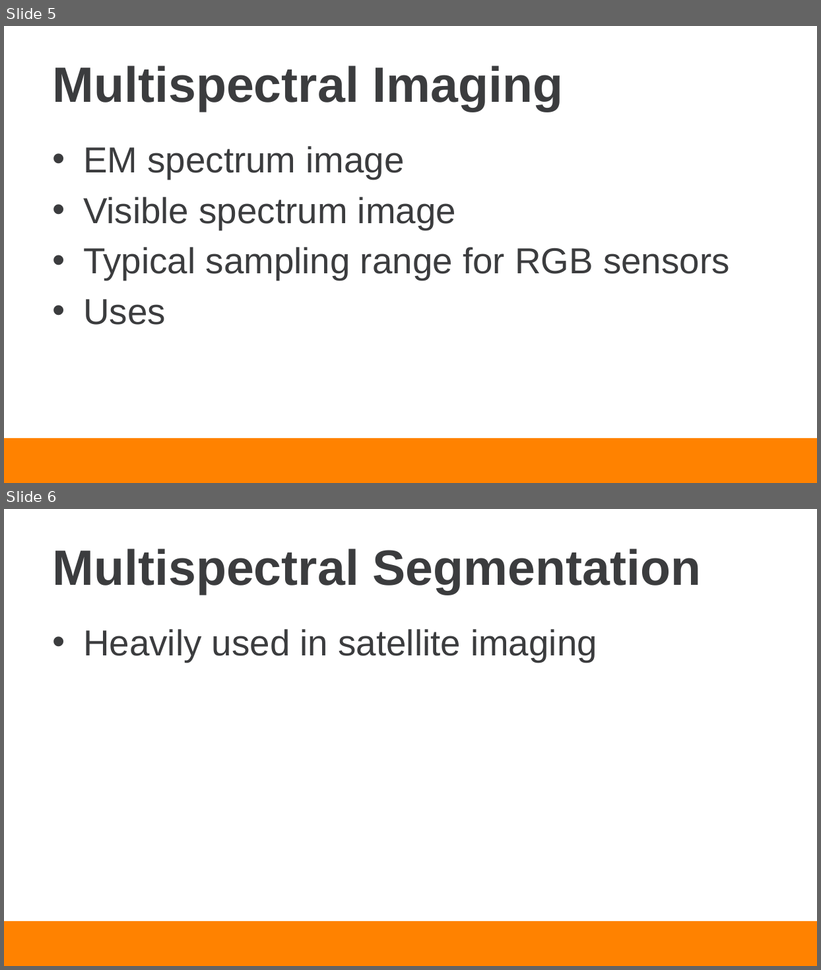
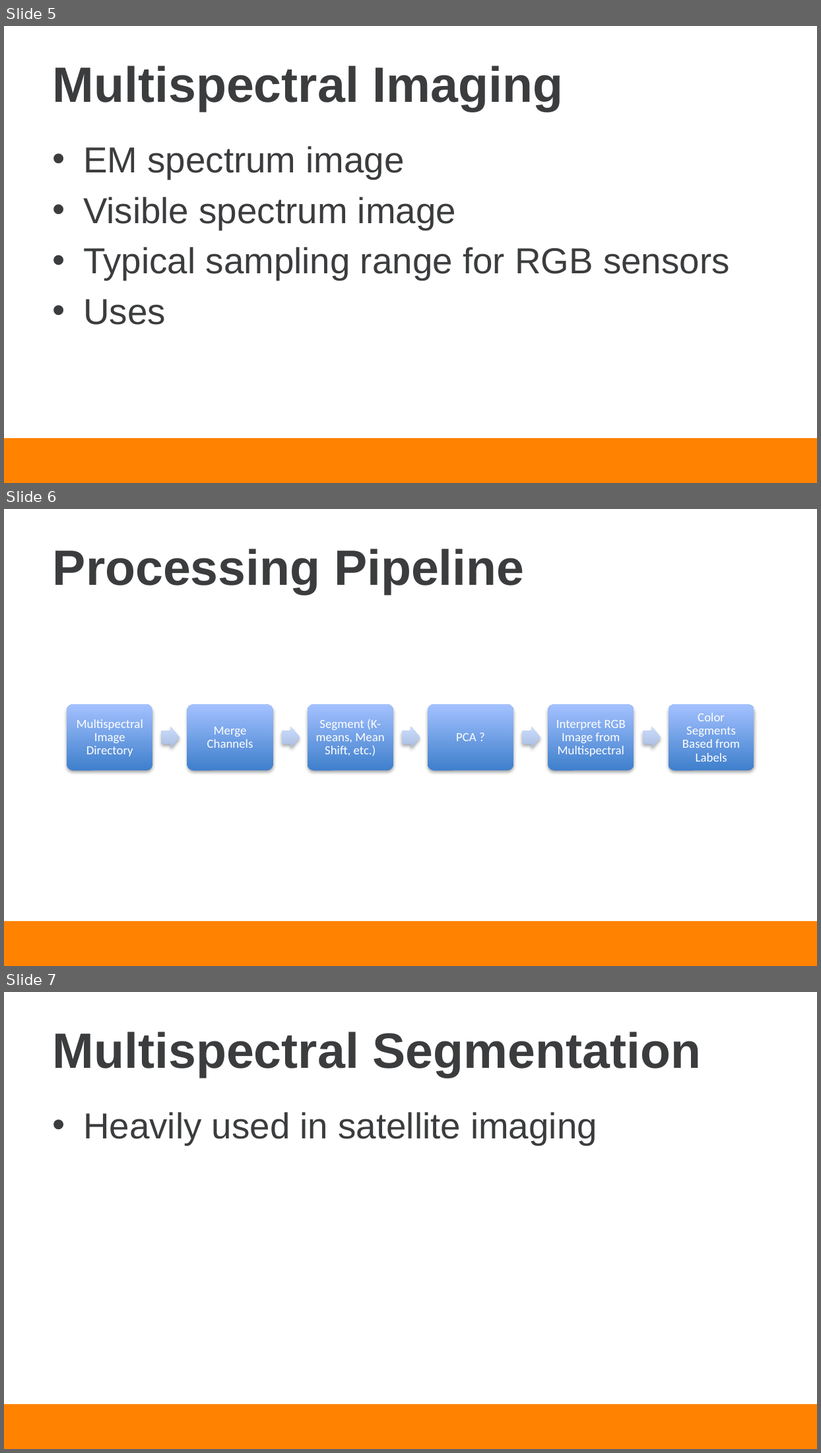
Before and after one commit to dcc3/ECE491_Final_Project, a slide deck: Documentation/Cornett_Leach_Presentation.pptx. Shown one above the other, each under a label of ours: slides 5 and 6 before the commit, slides 5, 6 and 7 after it. The pictures are 821x970 and 821x1453 pixels, drawn with LibreOffice and Linux fonts; fonts in the diff are those of the drawing; background and template pictures are left out. Boxes give left, top, right and bottom in pixels: in the first picture for what was removed or moved away, otherwise in the second. Text is boxed around its words. In the diff, an @@ line names an element or a change of style, - is before the commit and + after.

```diff
--- a/Documentation/Cornett_Leach_Presentation.pptx
+++ b/Documentation/Cornett_Leach_Presentation.pptx
@@ slide 6 added at box(4, 509, 817, 966), background #FFFFFF; not listed: 1 template element that a slide beside it also shows @@
@@ title added at box(53, 549, 524, 594), 44 pt, text #3B3C3E, bold @@
+Processing Pipeline
@@ group added at box(67, 705, 754, 771): 6 rounded rectangles, 6 texts, 5 right arrows @@
+Multispectral Image Directory
+Merge Channels
+Segment (K-means, Mean Shift, etc.)
+PCA ?
+Interpret RGB Image from Multispectral
+Color Segments Based from Labels
@@ what was slide 6 is now slide 7 @@
```
Also in this commit, not shown: 2 slides changed.
